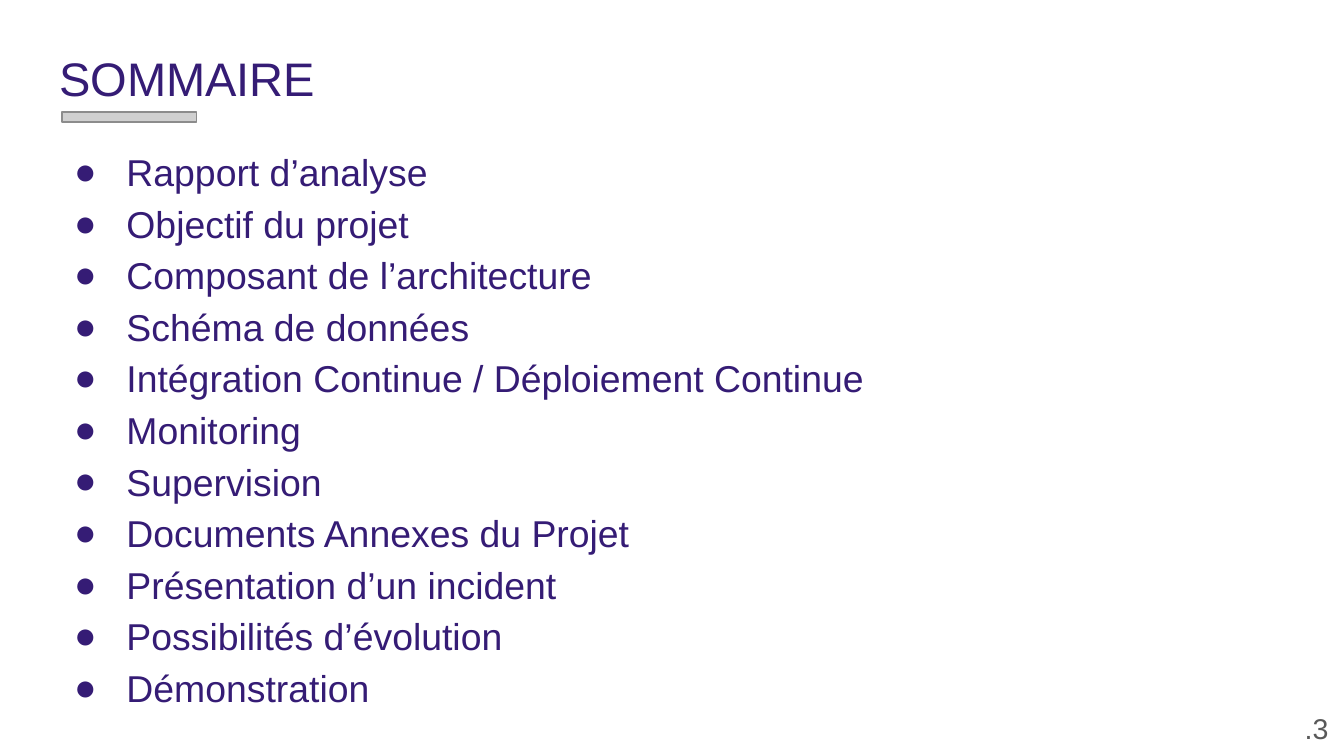
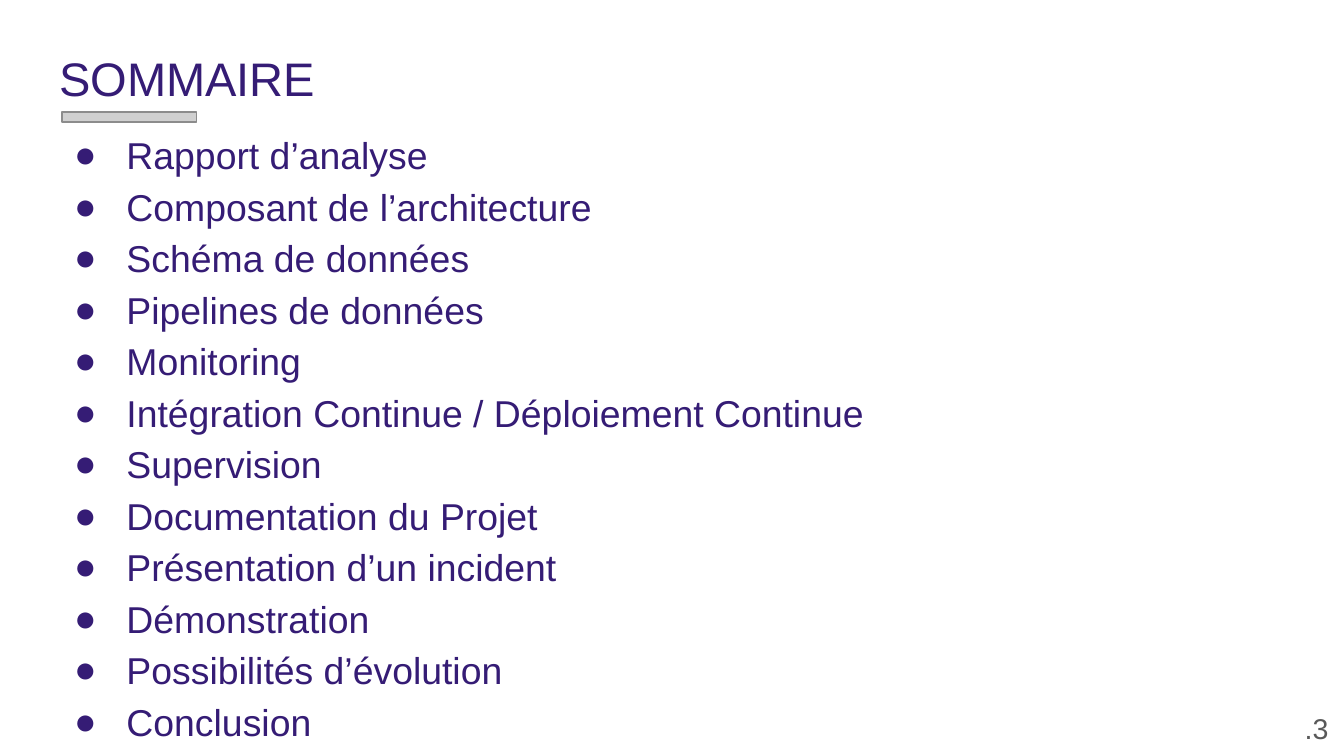
Before and after one commit to gaetancorin/btc_eth_streaming_data, a slide deck: slide 3 of _documentation/DOSSIER DE VALIDATION.pptx. Drawn at 1344x756 pixels with LibreOffice and Linux fonts; fonts in the diff are those of the drawing; grey boxes stand for pictures; background and template pictures are left out. Boxes give left, top, right and bottom in pixels: in the first picture for what was removed or moved away, otherwise in the second. Text is boxed around its words. In the diff, an @@ line names an element or a change of style, - is before the commit and + after.

```diff
--- a/_documentation/DOSSIER DE VALIDATION.pptx
+++ b/_documentation/DOSSIER DE VALIDATION.pptx
@@ text "Rapport d’analyse": place and size @@
-text "Rapport d’analyse" at [126,159,864,703]
+text "Rapport d’analyse" at [126,142,864,737]
@@ text at [126,211,408,246]: paragraph removed @@
-● Objectif du projet
@@ text at [126,296,483,383]: paragraphs added @@
+● Pipelines de données
+● Monitoring
@@ text at [126,417,300,452]: paragraph removed @@
-● Monitoring
@@ text at [126,503,538,538]: text changed @@
-● Documents Annexes du Projet
+● Documentation du Projet
@@ text at [126,605,369,634]: paragraph added @@
+● Démonstration
@@ text at [126,709,311,737]: text changed @@
-● Démonstration
+● Conclusion
```
Also in this commit, not shown: 15 other slides changed, 6 slides added, 8 slides removed, 24 other files.
